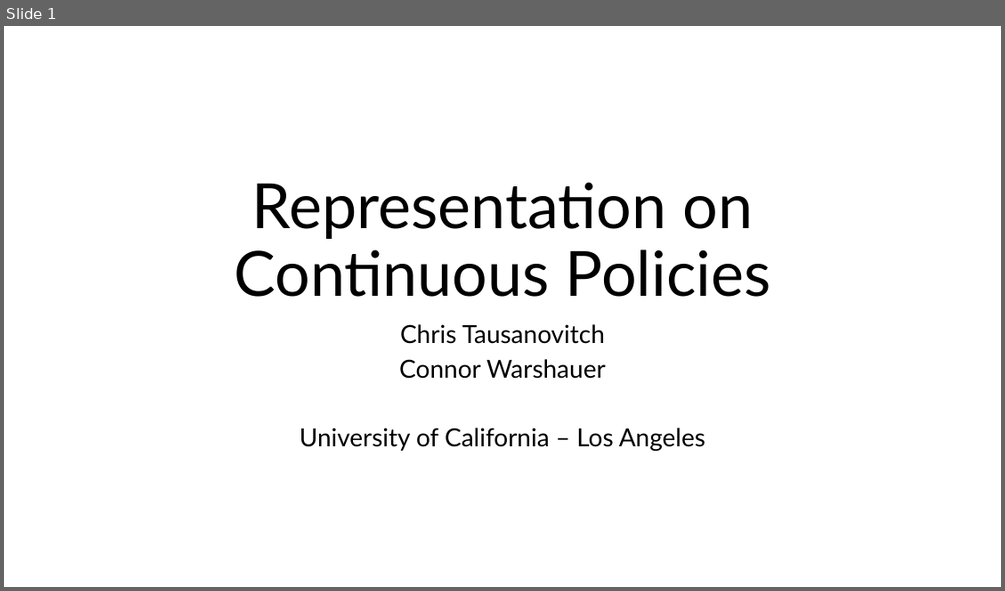
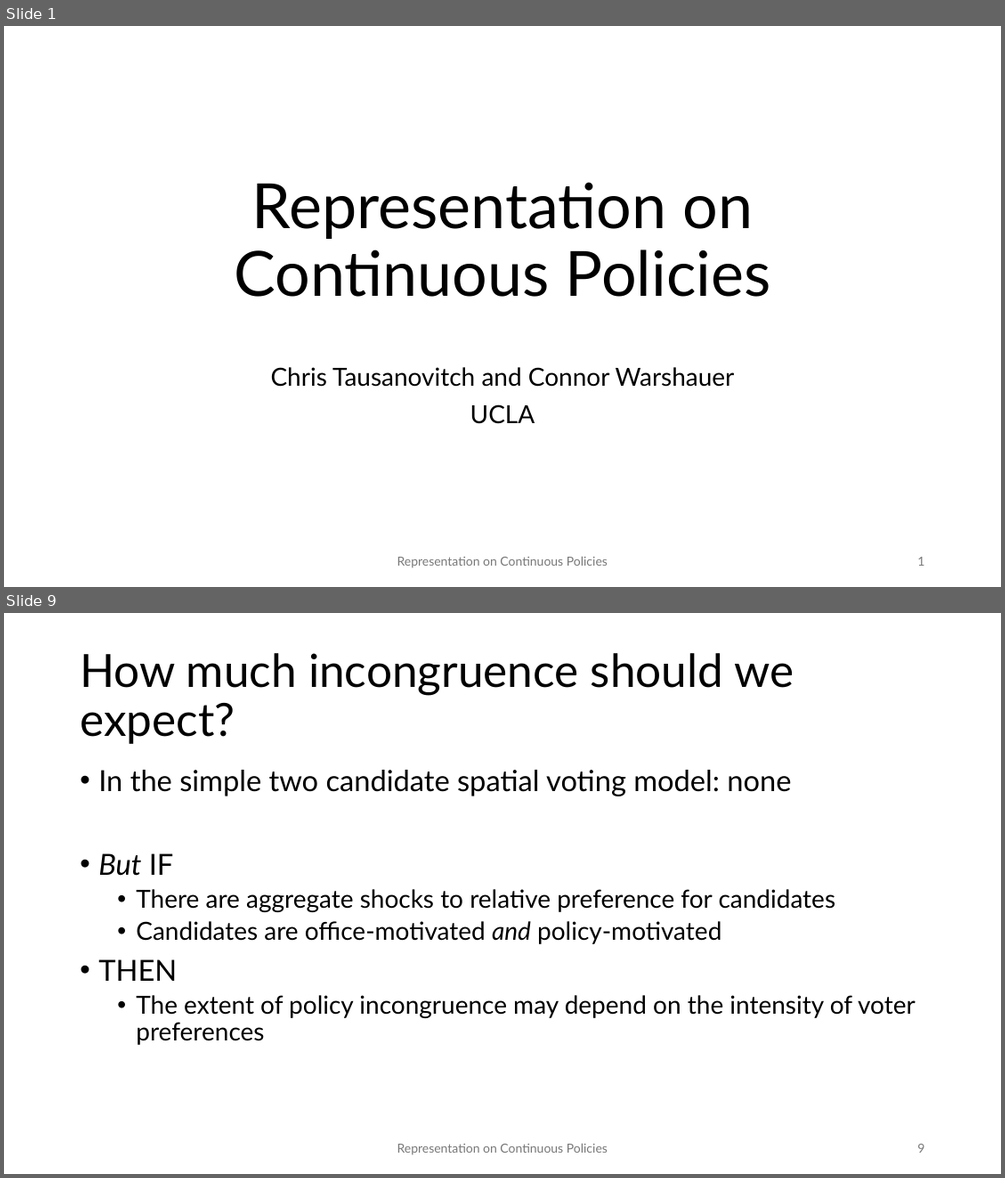
Before and after one commit to ctausanovitch/ctausanovitch.github.io, a slide deck: minwage.pptx. Shown one above the other, each under a label of ours: slide 1 before the commit, slides 1 and 9 after it; the slides between them are not shown. The pictures are 1005x591 and 1005x1178 pixels, drawn with LibreOffice and Linux fonts; fonts in the diff are those of the drawing. Boxes give left, top, right and bottom in pixels: in the first picture for what was removed or moved away, otherwise in the second. Text is boxed around its words. In the diff, an @@ line names an element or a change of style, - is before the commit and + after.

```diff
--- a/minwage.pptx
+++ b/minwage.pptx
@@ slide 9 added at [4, 613, 1001, 1174], background #FFFFFF @@
@@ title added at [80, 653, 793, 744], 44 pt, text #000000 @@
+How much incongruence should we expect?
@@ text added at [98, 770, 915, 1045], 24 pt, text #000000 @@
+• In the simple two candidate spatial voting model: none
+• But IF
+  • There are aggregate shocks to relative preference for candidates
+  • Candidates are office-motivated and policy-motivated
+• THEN
+  • The extent of policy incongruence may depend on the intensity of voter preferences
@@ text added at [397, 1143, 607, 1155], 12 pt, text #797979 @@
+Representation on Continuous Policies
@@ page number added at [917, 1143, 924, 1152], 12 pt, text #797979 @@
+9
@@ slide 1 changed as well @@
@@ subtitle at [271, 367, 735, 424]: text changed @@
-Chris Tausanovitch
-Connor Warshauer
-University of California – Los Angeles
+Chris Tausanovitch and Connor Warshauer
+UCLA
@@ text added at [397, 556, 607, 568], 12 pt, text #797979 @@
+Representation on Continuous Policies
@@ page number added at [917, 556, 924, 565], 12 pt, text #797979 @@
+1
```
Also in this commit, not shown: 1 other slide changed, 35 other slides added, 17 slides removed, 1 other file.
